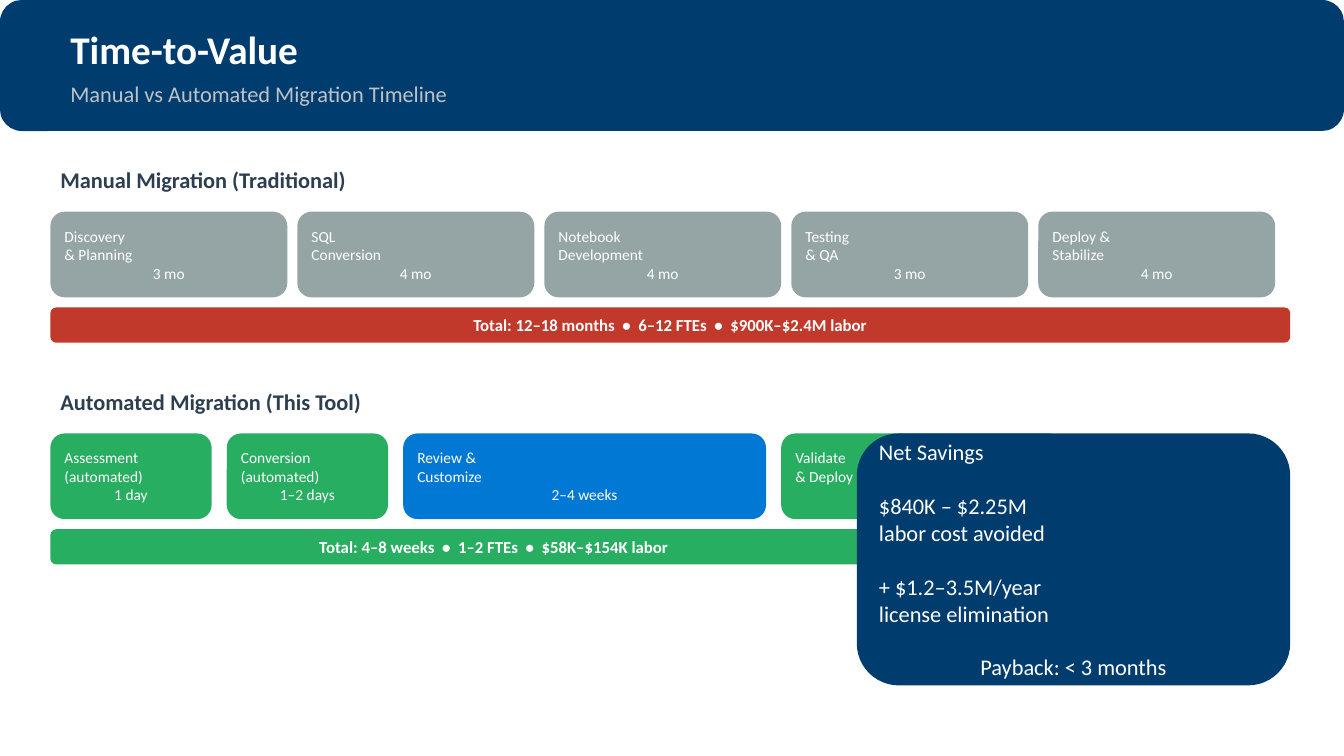
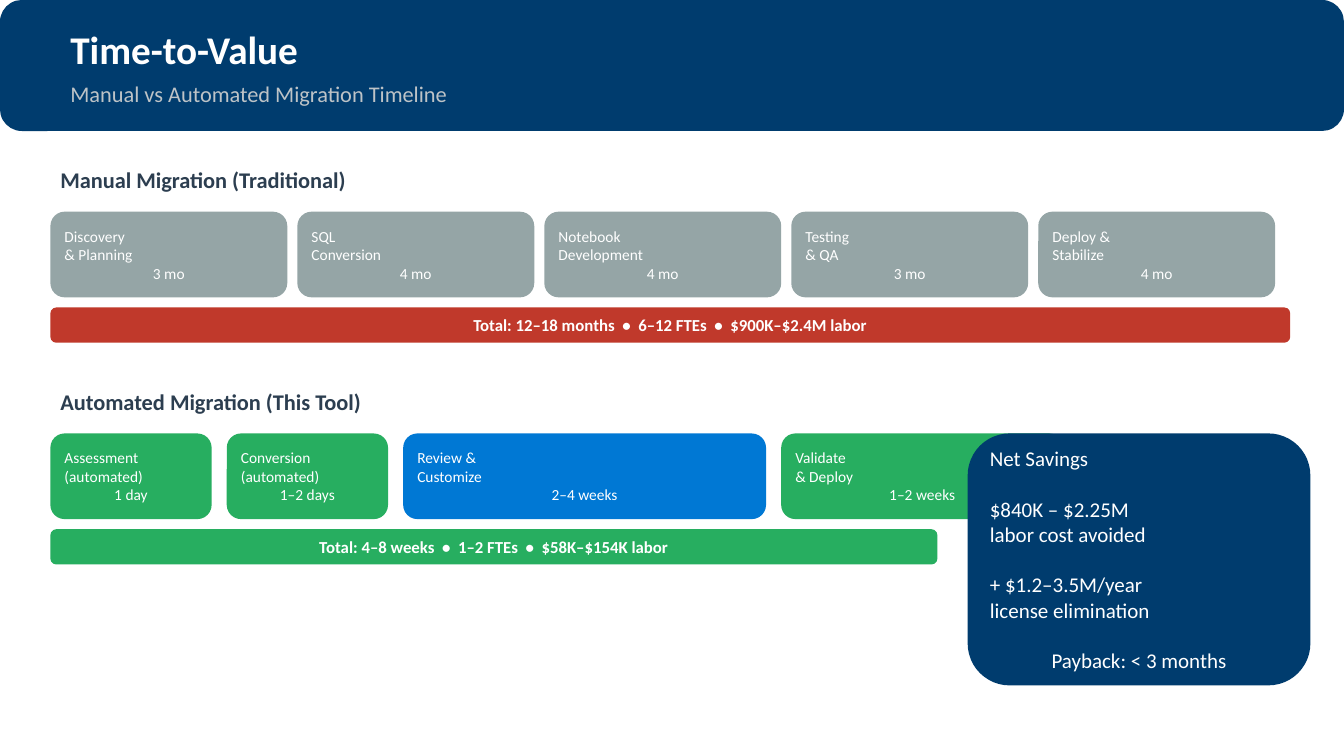
Before and after one commit to cyphou/InformaticaToFabric, a slide deck: slide 10 of output/Informatica_to_Fabric_Migration_Tool.pptx. Drawn at 1344x756 pixels with LibreOffice and Linux fonts; fonts in the diff are those of the drawing. Boxes give left, top, right and bottom in pixels: in the first picture for what was removed or moved away, otherwise in the second. Text is boxed around its words. In the diff, an @@ line names an element or a change of style, - is before the commit and + after.

```diff
--- a/output/Informatica_to_Fabric_Migration_Tool.pptx
+++ b/output/Informatica_to_Fabric_Migration_Tool.pptx
@@ rounded rectangle "Net Savings $840K – $2.25M ...": place and size @@
-rounded rectangle "Net Savings $840K – $2.25M ..." at <box>857,434,1291,686</box>
+rounded rectangle "Net Savings $840K – $2.25M ..." at <box>968,434,1311,686</box>
@@ rounded rectangle "Net Savings $840K – $2.25M ..." at <box>968,434,1311,686</box>: size 16 to 15 pt @@
```
Also in this commit, not shown: 3 other slides changed, 1 slide added, 2 other files.
